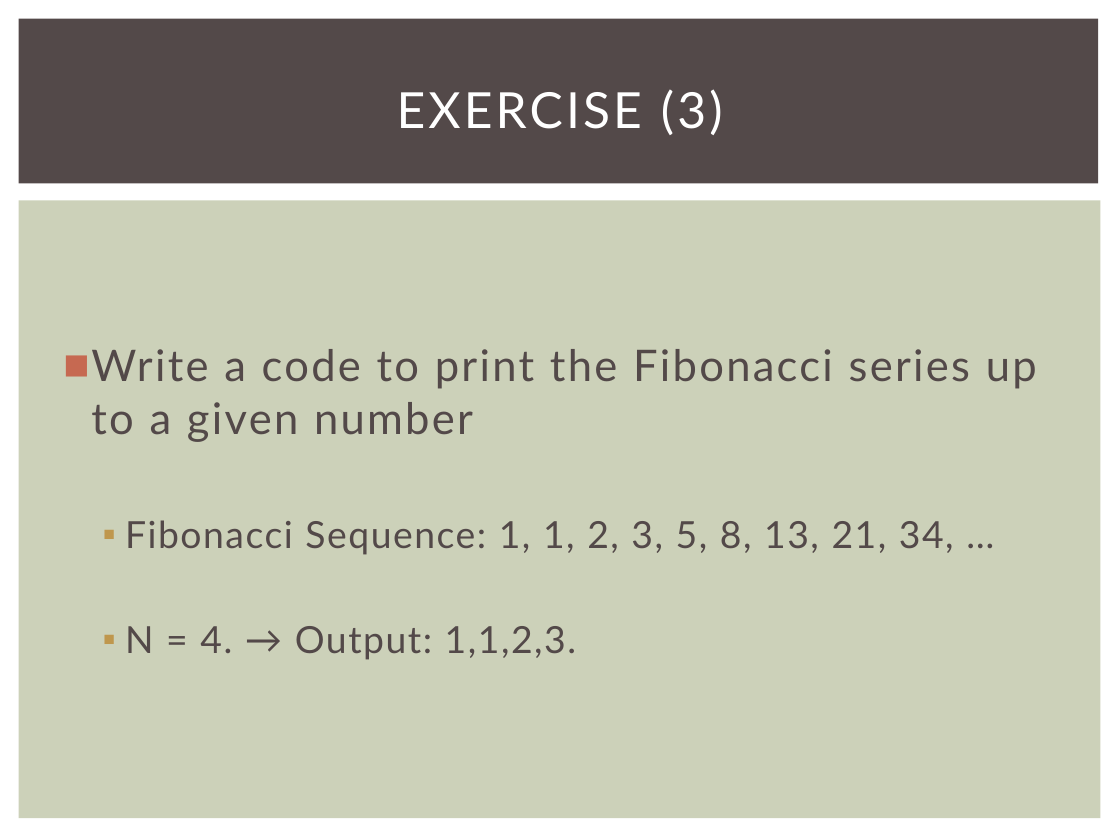
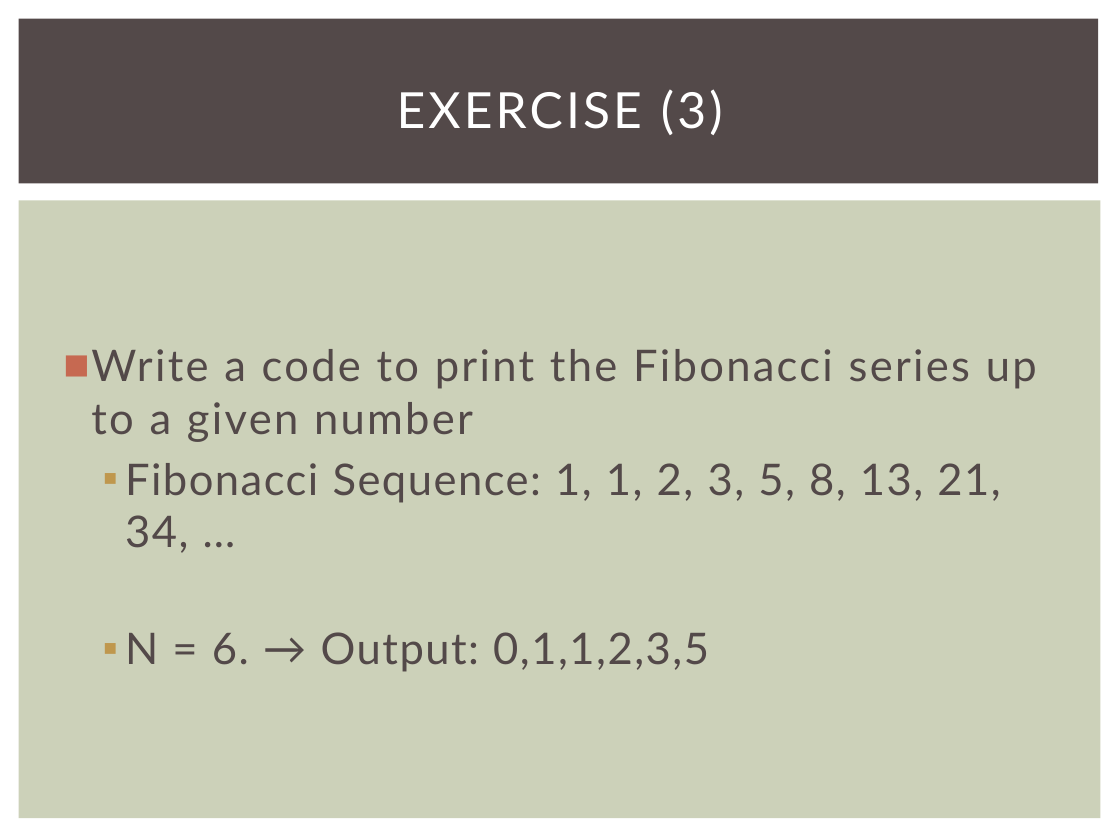
Before and after one commit to JonathanZip/COP3503-Fall2016, a slide deck: slide 13 of Lab_01/Lab1-Max.pptx (slide 14 before the commit). Drawn at 1120x840 pixels with LibreOffice and Linux fonts; fonts in the diff are those of the drawing. Boxes give left, top, right and bottom in pixels: in the first picture for what was removed or moved away, otherwise in the second. Text is boxed around its words. In the diff, an @@ line names an element or a change of style, - is before the commit and + after.

```diff
--- a/Lab_01/Lab1-Max.pptx
+++ b/Lab_01/Lab1-Max.pptx
@@ text at (125,463,1000,553): size 24 to 28 pt in "Fibonacci Sequence: 1, 1, 2, 3, 5, ..." @@
@@ text at (125,632,709,672): text changed; size 24 to 28 pt @@
-  ▪ N = 4. → Output: 1,1,2,3.
+  ▪ N = 6. → Output: 0,1,1,2,3,5
```
Also in this commit, not shown: 1 other slide changed, 1 slide removed, 10 other files.
